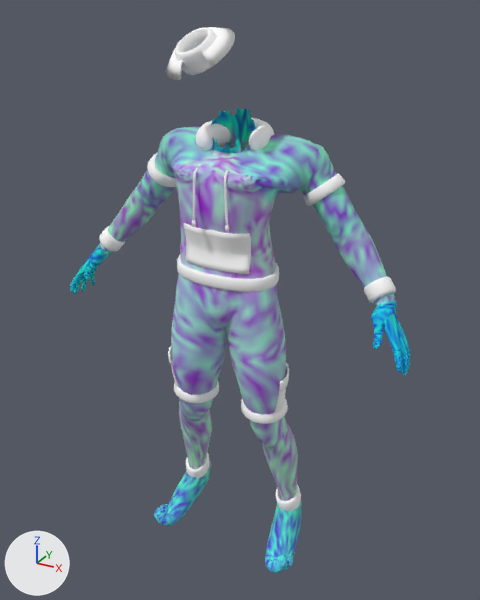
What one commit did to the glTF model godot-world-fracture/models/operators/bodies/civ-cipher-male.glb.
Before and after are seen from a camera (50 mm lens) standing at (0.917, -1.643, 1.701) and looking at (0.017, -0.007, 0.883). Lighting does not change. The marker at lower left points along +X, +Y and +Z. The older version comes first.

Objects in the first picture: 'Piece_ankle_cuffs', 'Piece_cuffs', 'Piece_hem', 'Piece_hood', 'Piece_pocket', 'Piece_rib_collar', 'Piece_shirt_collar', 'Piece_shorts_hems', 'Piece_sleeve_hems', 'civilian' and 2 more.
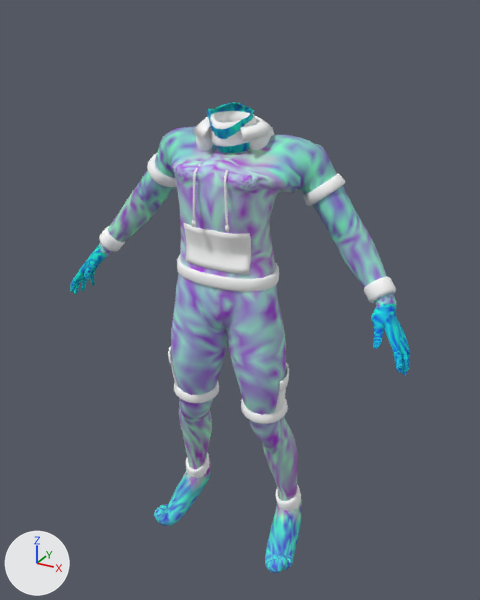
What differs and where, as boxes (x1, y1, x2, y2) in the pictures (480 x 600 px):
'civilian', reshaped
    before: (70, 108, 410, 573)
    after: (70, 102, 410, 573)
'Piece_rib_collar', reshaped
    before: (175, 28, 216, 75)
    after: (209, 111, 257, 147)
'Piece_shirt_collar', reshaped
    before: (166, 27, 235, 80)
    after: (194, 116, 273, 141)
part 1 of me_civilian, built on
    before: (211, 108, 256, 153)
    after: (206, 102, 254, 153)
part 2 of me_civilian, recoloured
    both: (70, 110, 410, 573)
'Piece_hood', unchanged, covered by the edit
    before: (196, 118, 274, 151)
    after: (196, 122, 274, 151)

Edits to the bpy script that builds the scene:
```text
Change me_civilian:
    used by ob_civilian; location = (0.0, 0.0, 0.0)
    remove me_civilian.from_pydata(...)  # 9234 vertices, 18412 faces; spans x -0.563..0.569, y -0.201..0.1, z 0.0..1.449
    add me_civilian.from_pydata(...)  # 9441 vertices, 18830 faces; spans x -0.563..0.569, y -0.201..0.1, z 0.0..1.463
    me_civilian part 1: 1 vertex moved within x -0.011, y 0.018, z 1.448; 37 vertices removed from x -0.061..0.073, y -0.09..0.023, z 1.346..1.449; 244 vertices added at x -0.063..0.078, y -0.126..0.028, z 1.346..1.463
    me_civilian part 2: 17752 kept faces spanning x -0.563..0.569, y -0.201..0.1, z 0.0..1.445 get new vertex colours
Change me_piece_rib_collar:
    used by ob_piece_rib_collar; location = (0.0, 0.0, 0.0)
    remove me_piece_rib_collar.from_pydata(...)  # 240 vertices, 480 faces; spans x -0.0945..0.0255, y -0.1856..-0.065, z 1.5466..1.6564
    add me_piece_rib_collar.from_pydata(...)  # 240 vertices, 480 faces; spans x -0.0713..0.0782, y -0.1176..0.0373, z 1.3669..1.4397
    me_piece_rib_collar part 3: 240 of 240 vertices moved; they spanned x -0.0945..0.0255, y -0.1856..-0.065, z 1.5466..1.6564 and now span x -0.0713..0.0782, y -0.1176..0.0373, z 1.3669..1.4397; mean shift (0.0404, 0.1032, -0.1976)
Change me_piece_shirt_collar:
    used by ob_piece_shirt_collar; location = (0.0, 0.0, 0.0)
    remove me_piece_shirt_collar.from_pydata(...)  # 280 vertices, 556 faces; spans x -0.131..0.062, y -0.202..-0.04, z 1.537..1.657
    add me_piece_shirt_collar.from_pydata(...)  # 280 vertices, 556 faces; spans x -0.114..0.119, y -0.132..0.077, z 1.37..1.43
    me_piece_shirt_collar part 4: 280 of 280 vertices moved; they spanned x -0.131..0.062, y -0.202..-0.04, z 1.537..1.657 and now span x -0.114..0.119, y -0.132..0.077, z 1.37..1.43; mean shift (0.04, 0.109, -0.201)
```
